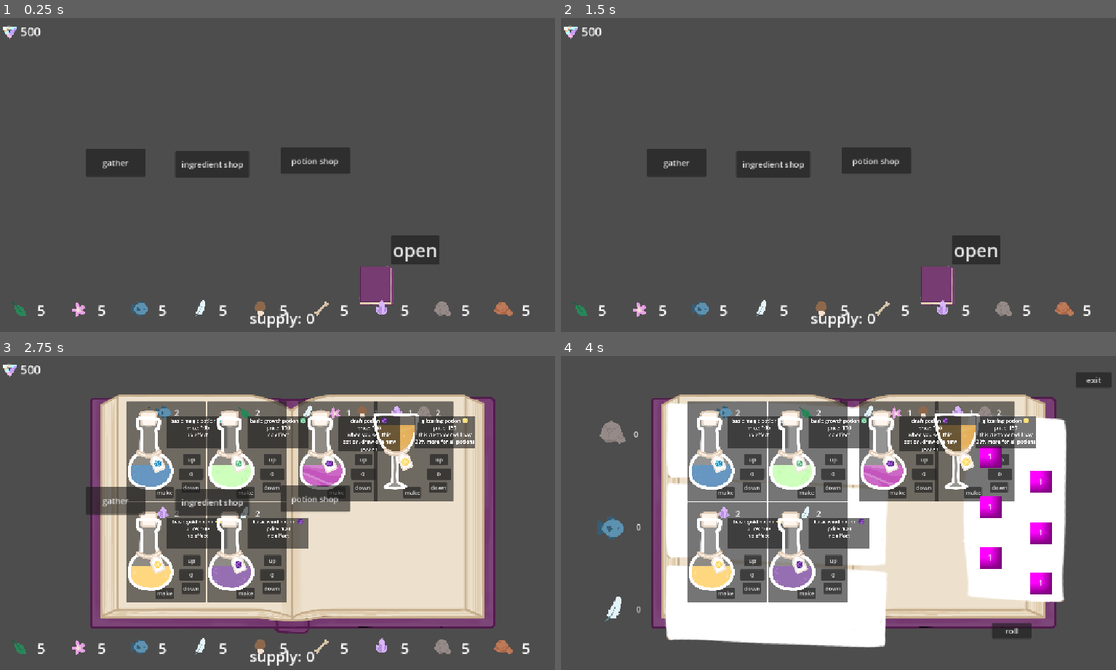
Above: before the commit, frames 1-4 (two rows, left to right).
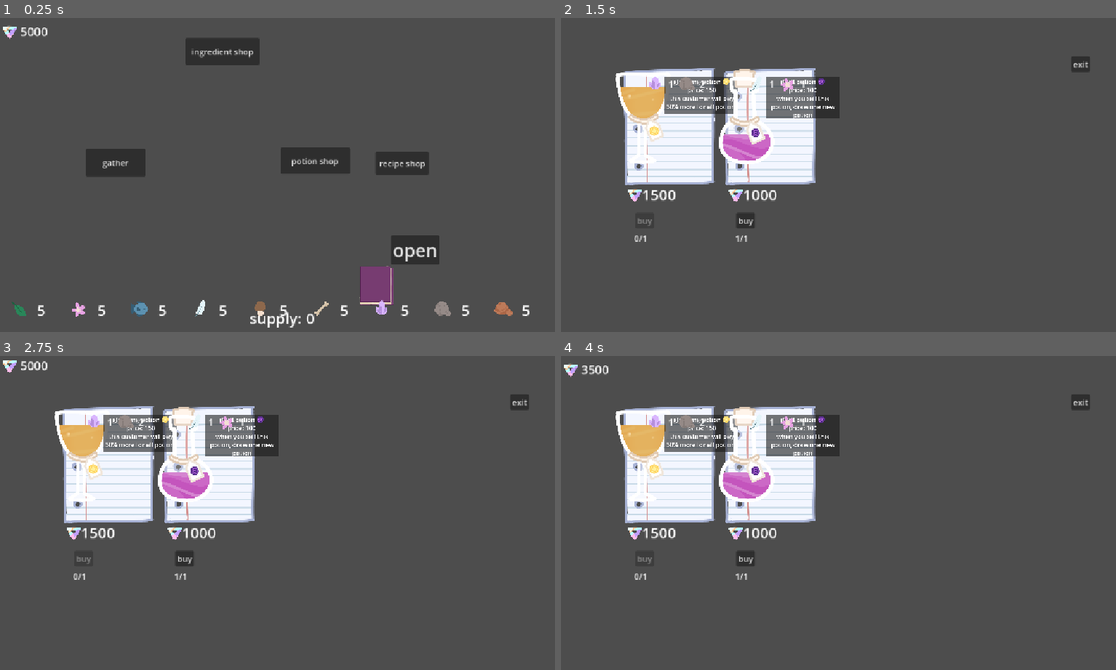
Above: after the commit, the same moments.

Repository: clairewsu/game
Game: Godot game, scene res://scenes/bigmain.tscn
Two runs of this game, one before a commit and one after it. Both use one fixed random seed, a clock stepped at 60 frames per second and the inputs below. The engine's default icon, where the game draws it, is replaced by a stand-in: a white triangle on a blue panel in a dark square.
Inputs (mouse positions are in pixels of both pictures, inside the frame that each line leads up to):
- Up to frame 1 (0.25 s): no input
- Up to frame 2 (1.5 s): click (960, 162) at 0.5 s, where only the run after the commit has a clickable "recipe shop"; click (644, 222) at 1.25 s, where only the run after the commit has a clickable "buy"
- Up to frame 3 (2.75 s): click (377, 622) at 2.02 s
- Up to frame 4 (4 s): click (677, 500) at 2.75 s, where only the run before the commit has a clickable "gather"; click (855, 519) at 3.52 s

The runs differ from the first frame. In frame 1, 2.7% of the frame differs, in the area x 7-78%, y 3-51%; in frame 2, 17%; in frame 3, 51%; in frame 4, 53%, in the area x 0-100%, y 2-93%.
Error before the commit: Invalid assignment of property or key 'assigned' with value of type 'int' on a base object of type 'Area2D'. (res://scripts/gather.gd:48)

Commit message:
added the recipe shop at last (i am mad)

Diff:
--- a/scenes/mainui.tscn
+++ b/scenes/mainui.tscn
@@ -5,6 +5,7 @@
 [ext_resource type="Texture2D" uid="uid://dcstsr0glp3nq" path="res://art/recipebook_closed.PNG" id="2_payeh"]
 
 [node name="mainui" type="CanvasLayer" unique_id=2083767084]
+layer = 0
 script = ExtResource("1_hdcb6")
 label_scene = ExtResource("2_k2m04")
 
@@ -16,10 +17,10 @@
 text = "gather"
 
 [node name="ingredientshop" type="Button" parent="." unique_id=200134465]
-offset_left = 347.0
-offset_top = 263.0
-offset_right = 494.0
-offset_bottom = 316.0
+offset_left = 367.0
+offset_top = 40.0
+offset_right = 514.0
+offset_bottom = 93.0
 text = "ingredient shop"
 
 [node name="potionshop" type="Button" parent="." unique_id=1997214966]
@@ -28,6 +29,13 @@
 offset_right = 693.0
 offset_bottom = 309.0
 text = "potion shop"
+
+[node name="recipeshop" type="Button" parent="." unique_id=1965727635]
+offset_left = 743.0
+offset_top = 265.0
+offset_right = 849.0
+offset_bottom = 311.0
+text = "recipe shop"
 
 [node name="open" type="Button" parent="." unique_id=1275572053]
 offset_left = 774.0
--- a/scenes/make_menu.tscn
+++ b/scenes/make_menu.tscn
@@ -1,52 +1,63 @@
 [gd_scene format=3 uid="uid://c2c57qbq2djeu"]
 
 [ext_resource type="Script" uid="uid://cn1g88b0pwrd8" path="res://scripts/make_menu.gd" id="1_1xrvg"]
+[ext_resource type="Texture2D" uid="uid://cpdo6bpit1os0" path="res://art/scorecounter_paper.PNG" id="2_t0gah"]
 
-[node name="Panel" type="Panel" unique_id=1847262564]
+[node name="Panel" type="Control" unique_id=2076357896]
 z_index = 3
+layout_mode = 3
+anchors_preset = 0
 offset_right = 226.0
 offset_bottom = 283.0
 script = ExtResource("1_1xrvg")
 
 [node name="TextureRect" type="TextureRect" parent="." unique_id=1432136383]
-z_index = -10
+z_index = 99
 layout_mode = 0
-offset_right = 224.0
-offset_bottom = 286.0
+offset_left = -8.0
+offset_top = -11.0
+offset_right = 238.0
+offset_bottom = 296.0
+texture = ExtResource("2_t0gah")
+expand_mode = 1
 
 [node name="upbutton" type="Button" parent="." unique_id=1726639578]
+z_index = 1000
 layout_mode = 0
-offset_left = 160.0
-offset_top = 149.0
-offset_right = 210.0
-offset_bottom = 180.0
+offset_left = 143.0
+offset_top = 113.0
+offset_right = 212.0
+offset_bottom = 148.0
 focus_mode = 0
 text = "up"
 
 [node name="downbutton" type="Button" parent="." unique_id=2056925282]
+z_index = 1000
 layout_mode = 0
-offset_left = 157.0
-offset_top = 228.0
-offset_right = 208.0
-offset_bottom = 259.0
+offset_left = 145.0
+offset_top = 194.0
+offset_right = 209.0
+offset_bottom = 226.0
 focus_mode = 0
 text = "down"
 
 [node name="Label" type="LineEdit" parent="." unique_id=1331162264]
+z_index = 1000
 layout_mode = 0
-offset_left = 150.0
-offset_top = 190.0
-offset_right = 218.5
-offset_bottom = 222.0
+offset_left = 142.0
+offset_top = 156.0
+offset_right = 210.5
+offset_bottom = 187.0
 text = "0"
 alignment = 1
 
 [node name="makebutton" type="Button" parent="." unique_id=1052892698]
+z_index = 1000
 layout_mode = 0
-offset_left = 83.0
-offset_top = 242.0
-offset_right = 134.0
-offset_bottom = 273.0
+offset_left = 85.0
+offset_top = 235.0
+offset_right = 155.0
+offset_bottom = 268.0
 text = "make"
 
 [node name="Timer" type="Timer" parent="." unique_id=1892722608]
@@ -54,11 +65,12 @@
 one_shot = true
 
 [node name="ingredientcost" type="RichTextLabel" parent="." unique_id=7818490]
+z_index = 1000
 layout_mode = 0
-offset_left = -13.0
-offset_top = 2.0
-offset_right = 236.0
-offset_bottom = 63.0
+offset_left = 16.0
+offset_top = 9.0
+offset_right = 243.0
+offset_bottom = 70.0
 theme_override_font_sizes/normal_font_size = 24
 bbcode_enabled = true
 scroll_active = false
--- a/scenes/shop.tscn
+++ b/scenes/shop.tscn
@@ -1,9 +1,13 @@
 [gd_scene format=3 uid="uid://bc4pbx3sqr8fn"]
 
 [ext_resource type="Script" uid="uid://babethfaq4ro7" path="res://scripts/shop.gd" id="1_lx5au"]
+[ext_resource type="PackedScene" uid="uid://b76apnyc2rpv6" path="res://scenes/object.tscn" id="2_xfvoa"]
+[ext_resource type="PackedScene" uid="uid://c2c57qbq2djeu" path="res://scenes/make_menu.tscn" id="3_1l46r"]
 
 [node name="Node" type="Node" unique_id=1708362580]
 script = ExtResource("1_lx5au")
+object_scene = ExtResource("2_xfvoa")
+menu_scene = ExtResource("3_1l46r")
 
 [node name="exit" type="Button" parent="." unique_id=890349148]
 offset_left = 1010.0
--- a/scenes/shop_potion.tscn
+++ b/scenes/shop_potion.tscn
@@ -1,7 +1,7 @@
 [gd_scene format=3 uid="uid://2nr10u6x2sr"]
 
 [ext_resource type="PackedScene" uid="uid://bc4pbx3sqr8fn" path="res://scenes/shop.tscn" id="1_51aip"]
-[ext_resource type="Script" uid="uid://cl42adrcxw2ki" path="res://shop_potion.gd" id="2_qrvv1"]
+[ext_resource type="Script" uid="uid://cl42adrcxw2ki" path="res://scripts/shop_potion.gd" id="2_qrvv1"]
 [ext_resource type="PackedScene" uid="uid://b76apnyc2rpv6" path="res://scenes/object.tscn" id="3_qrvv1"]
 
 [node name="Node" unique_id=1708362580 instance=ExtResource("1_51aip")]
--- a/scenes/shop_price.tscn
+++ b/scenes/shop_price.tscn
@@ -1,7 +1,7 @@
 [gd_scene format=3 uid="uid://clywk7mfq3x2d"]
 
 [ext_resource type="Texture2D" uid="uid://cdh2jhmenvnva" path="res://art/ingredients/flower.PNG" id="1_83ijk"]
-[ext_resource type="Script" uid="uid://bn3kg2k8dha1f" path="res://scenes/shop_price.gd" id="1_bt5t4"]
+[ext_resource type="Script" uid="uid://bn3kg2k8dha1f" path="res://scripts/shop_price.gd" id="1_bt5t4"]
 [ext_resource type="Texture2D" uid="uid://u2vyoq5ngsyd" path="res://art/salt_icon.PNG" id="2_g711g"]
 
 [node name="Control" type="Control" unique_id=1904190016]
@@ -17,19 +17,18 @@
 
 [node name="price" type="Label" parent="." unique_id=79637047]
 layout_mode = 0
-offset_left = 41.0
-offset_top = 130.0
-offset_right = 117.0
-offset_bottom = 172.0
+offset_left = 60.0
+offset_top = 128.0
+offset_right = 136.0
+offset_bottom = 170.0
 theme_override_font_sizes/font_size = 30
 text = "50"
-horizontal_alignment = 1
 
 [node name="TextureRect" type="TextureRect" parent="price" unique_id=1235041856]
 layout_mode = 0
-offset_left = -15.0
+offset_left = -33.0
 offset_top = 3.0
-offset_right = 25.0
+offset_right = 7.0
 offset_bottom = 43.0
 texture = ExtResource("2_g711g")
 expand_mode = 1
--- /dev/null
+++ b/scenes/shop_recipe.tscn
@@ -0,0 +1,9 @@
+[gd_scene format=3 uid="uid://b8e1rqent4lrf"]
+
+[ext_resource type="PackedScene" uid="uid://bc4pbx3sqr8fn" path="res://scenes/shop.tscn" id="1_3nbdb"]
+[ext_resource type="Script" uid="uid://lwgd5fmks1hu" path="res://scripts/shop_recipe.gd" id="2_05vkn"]
+
+[node name="Node" unique_id=1708362580 instance=ExtResource("1_3nbdb")]
+script = ExtResource("2_05vkn")
+type = "recipe"
+multiplier = 10
--- a/scripts/bigmain.gd
+++ b/scripts/bigmain.gd
@@ -3,6 +3,7 @@
 var gather_scene=preload("res://scenes/gather.tscn")
 var shop_ingredient_scene=preload("res://scenes/shop_ingredient.tscn")
 var shop_potion_scene=preload("res://scenes/shop_potion.tscn")
+var shop_recipe_scene=preload("res://scenes/shop_recipe.tscn")
 @export var object_scene:PackedScene
 @export var menu_scene:PackedScene
 var recipeslots=[Vector2(300,190),Vector2(460,190),Vector2(300,390),Vector2(460,390),Vector2(640,190),Vector2(790,190),Vector2(640,390),Vector2(790,390)]
@@ -19,6 +20,7 @@
 	$ui/gather.pressed.connect(_on_gather)
 	$ui/ingredientshop.pressed.connect(_on_ingredientshop)
 	$ui/potionshop.pressed.connect(_on_potionshop)
+	$ui/recipeshop.pressed.connect(_on_recipeshop)
 	$moneycount/Label.text=str(Global.default_moneys)
 	$recipebook.hide()
 	cards=DeckManager.cards
@@ -58,17 +60,24 @@
 	$moneycount.hide()
 	potionshop.tree_exited.connect(_on_close)
 
+func _on_recipeshop():
+	var recipeshop=shop_recipe_scene.instantiate()
+	add_child(recipeshop)
+	$ui.hide()
+	$moneycount.hide()
+	recipeshop.tree_exited.connect(_on_close)
+
 func show_menu():
 	var x=1
 	$recipebook.show()
 	$ui/open.hide()
-	for name in cards.keys():
+	for name in DeckManager.book:
 		var object=object_scene.instantiate()
 		var menu=menu_scene.instantiate()
 		var slot=get_free_slot()
 		if slot == -1:
 			return
-		object.data=cards[name]
+		object.data=name
 		menu.object=object
 		add_child(object)
 		add_child(menu)
@@ -79,9 +88,10 @@
 		object.z_index=100
 		object.sold=true
 		object.menu_ver=true
-		object._show_desc(name,object.data.color,object.data.basevalue,object.data.desc,object.position)
+		object._show_desc(object.data.name,object.data.color,object.data.basevalue,object.data.desc,object.position)
 		menu.position=object.position+Vector2(-50,-100)
-		menu.objname=name
+		menu.objname=object.data.name
+		menu.get_node("TextureRect").z_index=object.get_node("liquid").z_index-1
 		menu.add.connect(addtodeck)
 		x+=1
 		hiderecipes.connect(object.queue_free)
--- a/scripts/deck_manager.gd
+++ b/scripts/deck_manager.gd
@@ -1,6 +1,8 @@
 extends Node
 @export var cards={}
 var deck:Array[Resource]=[]
+var book:Array[Resource]=[]
+var booklim=8
 
 # Called when the node enters the scene tree for the first time.
 func _ready() -> void:
@@ -12,7 +14,10 @@
 		cards[card.name] = card
 		file_name = dir.get_next()
 	dir.list_dir_end()
-
+	addtobook("basic magic potion")
+	addtobook("basic growth potion")
+	addtobook("basic gold potion")
+	addtobook("basic wind potion")
 
 # Called every frame. 'delta' is the elapsed time since the previous frame.
 func _process(delta: float) -> void:
@@ -21,6 +26,10 @@
 func addtodeck(name):
 	deck.append(cards[name])
 
+func addtobook(name):
+	if book.size()<booklim:
+		book.append(cards[name])
+
 func draw():
 	if deck.is_empty():
 		return null
--- a/scripts/global.gd
+++ b/scripts/global.gd
@@ -3,7 +3,7 @@
 var ingredients={"leaf":5,"flower":5,"fish":5,"feather":5,
 "mushroom":5,"bone":5,"crystal":5,"rock":5,"clay":5}
 var decors=[]
-var default_moneys=500
+var default_moneys=5000
 var moneys=default_moneys
 var money_scene=preload("res://scenes/money_popup.tscn")
 
--- a/scripts/make_menu.gd
+++ b/scripts/make_menu.gd
@@ -1,8 +1,9 @@
-extends Panel
+extends Control
 var objname:String
 var object:Area2D
 var amount=0
 var maxamt=100
+var shop_ver=false
 signal tempadd
 signal add
 
@@ -13,10 +14,17 @@
 		if object.data.ingredient[i]>0:
 			$ingredientcost.text+="[img=64]res://art/ingredients/"+i+".PNG[/img]"
 			$ingredientcost.text+=str(object.data.ingredient[i])
+	objname=object.data.name
+
 
 
 # Called every frame. 'delta' is the elapsed time since the previous frame.
 func _process(delta: float) -> void:
+	if shop_ver:
+		$upbutton.hide()
+		$downbutton.hide()
+		$Label.hide()
+		$makebutton.hide()
 	amount=int($Label.text)
 	if $upbutton.is_pressed() and $Timer.is_stopped():
 		_on_upbutton_pressed()
--- a/scripts/shop.gd
+++ b/scripts/shop.gd
@@ -2,9 +2,11 @@
 class_name shop_node
 var price_scene=preload("res://scenes/shop_price.tscn")
 var stuff=[]
+var xlist=[]
 @export var type:String
 @export var multiplier:int
 @export var object_scene:PackedScene
+@export var menu_scene:PackedScene
 signal loaded
 
 # Called when the node enters the scene tree for the first time.
@@ -13,7 +15,7 @@
 	for i in range(5):
 		var x=randi_range(0,stuff.size()-1)
 		var price=price_scene.instantiate()
-		price.position=Vector2(100+150*i,200)
+		price.position=Vector2(100+200*i,200)
 		if type!="ingredient":
 			var object=object_scene.instantiate()
 			object.menu_ver=true
@@ -24,8 +26,25 @@
 			price.get_node("TextureRect").texture=null
 			object.scale*=.6
 			object.position=price.position+Vector2(70,0)
+			object.objpos=object.position
+			object._show_desc(object.data.name,object.data.color,object.data.basevalue,object.data.desc,object.position)
 			if type=="potion":
 				price.get_node("buy").pressed.connect(DeckManager.addtodeck.bind(object.data.name))
+			if type=="recipe":
+				if x in xlist:
+					object.queue_free()
+					return
+				var menu=menu_scene.instantiate()
+				menu.object=object
+				add_child(menu)
+				menu.scale*=.8
+				menu.position=object.position+Vector2(-50,-100)
+				menu.get_node("TextureRect").z_index=-10
+				menu.objname=name
+				menu.shop_ver=true
+				price.get_node("buy").pressed.connect(DeckManager.addtobook.bind(object.data.name))
+				price.maxamt=1
+				xlist.append(x)
 		else:
 			price.get_node("price").text=str(50)
 			var path=str("res://art/ingredients/"+stuff[x]+".PNG")
--- a/scenes/shop_price.gd
+++ b/scripts/shop_price.gd
@@ -1,5 +1,6 @@
 extends Control
-var amt=20
+var maxamt=20
+var amt=maxamt
 var type=null
 
 # Called when the node enters the scene tree for the first time.
@@ -9,6 +10,8 @@
 
 # Called every frame. 'delta' is the elapsed time since the previous frame.
 func _process(delta: float) -> void:
+	amt=min(amt,maxamt)
+	$amt.text=str(str(amt)+"/"+str(maxamt))
 	if amt==0 or Global.moneys<int($price.text):
 		$buy.disabled=true
 
@@ -18,5 +21,4 @@
 		if type!=null:
 			Global.ingredients[type]+=1
 		amt-=1
-		$amt.text=str(str(amt)+"/20")
 		Global.moneys-=int($price.text)
--- /dev/null
+++ b/scripts/shop_recipe.gd
@@ -0,0 +1,12 @@
+extends shop_node
+
+
+# Called when the node enters the scene tree for the first time.
+func load_stuff() -> void:
+	for file in DirAccess.get_files_at("res://resources/"):
+		if file.ends_with(".tres") and not DeckManager.book.any(func(r): return r.resource_path == str("res://resources/"+file)):
+			stuff.append(file)
+
+# Called every frame. 'delta' is the elapsed time since the previous frame.
+func _process(delta: float) -> void:
+	pass
Renamed: shop_potion.gd -> scripts/shop_potion.gd
Renamed: shop_potion.gd.uid -> scripts/shop_potion.gd.uid
Renamed: scenes/shop_price.gd.uid -> scripts/shop_price.gd.uid
Not shown, added: scripts/shop_recipe.gd.uid
